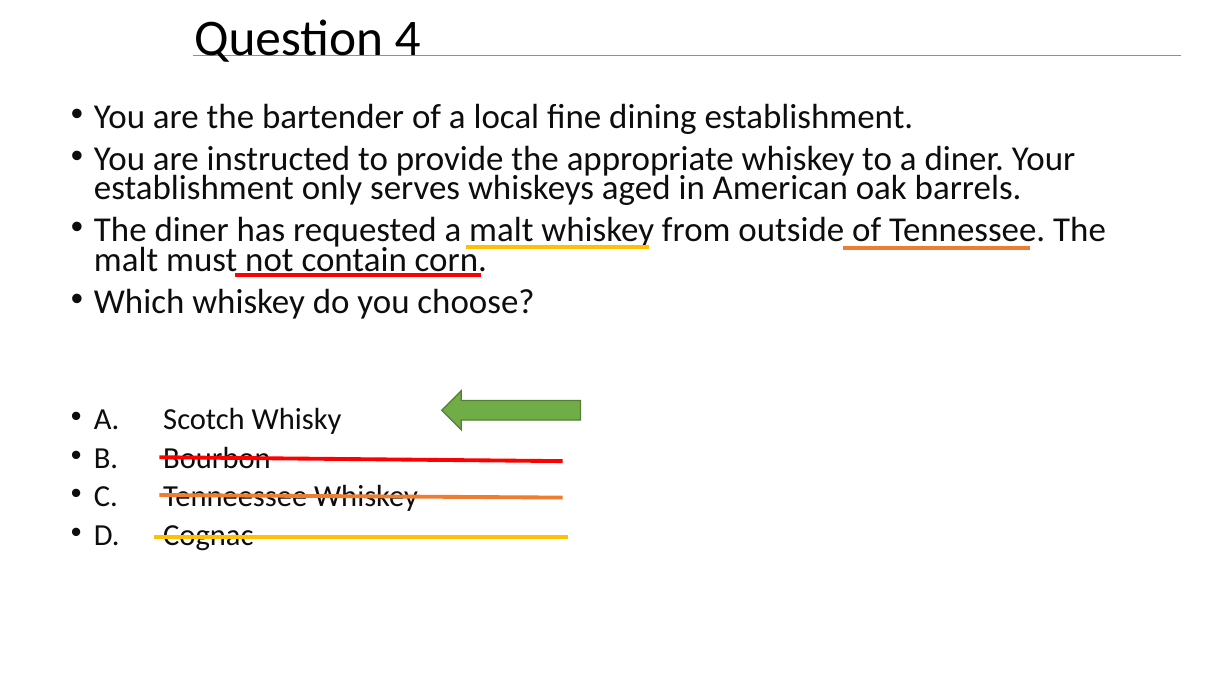
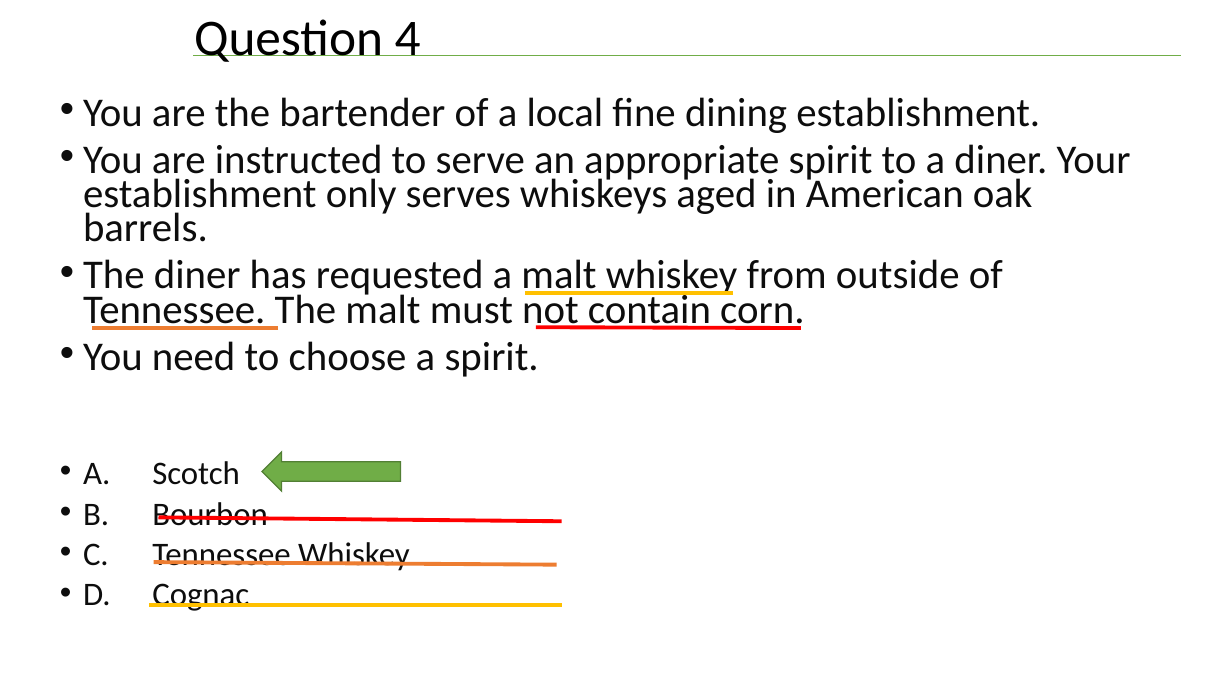
Before and after one commit to williamadba/Public-Presentations, a slide deck: slide 42 of SQLSat Bham 2019/Think Like a Certification Exam.pptx. Drawn at 1232x693 pixels with LibreOffice and Linux fonts; fonts in the diff are those of the drawing. Boxes give left, top, right and bottom in pixels: in the first picture for what was removed or moved away, otherwise in the second. Text is boxed around its words. In the diff, an @@ line names an element or a change of style, - is before the commit and + after.

```diff
--- a/SQLSat Bham 2019/Think Like a Certification Exam.pptx
+++ b/SQLSat Bham 2019/Think Like a Certification Exam.pptx
@@ text "You are the bartender of ...": place and size @@
-text "You are the bartender of ..." at bbox=[94, 103, 1106, 551]
+text "You are the bartender of ..." at bbox=[83, 97, 1131, 611]
@@ text at bbox=[83, 97, 1040, 611]: size 27.2 to 31.8 pt in "You are the bartender of a local ...", "The diner has requested a malt whiskey ..."; size 23.8 to 25.6 pt in "B. Bourbon", "D. Cognac" @@
@@ text at bbox=[83, 144, 1131, 242]: text changed; size 27.2 to 31.8 pt @@
-• You are instructed to provide the appropriate whiskey to a diner. Your establishment only serves whiskeys aged in American oak barrels.
+• You are instructed to serve an appropriate spirit to a diner. Your establishment only serves whiskeys aged in American oak barrels.
@@ line moved from (649, 247) - (466, 247) to (734, 293) - (525, 293) @@
@@ line moved from (1031, 249) - (844, 249) to (278, 328) - (91, 328) @@
@@ line moved from (482, 275) - (235, 275) to (801, 328) - (536, 327) @@
@@ text at bbox=[83, 341, 539, 485]: text changed; size 27.2 to 31.8 pt @@
-• Which whiskey do you choose?
-• A. Scotch Whisky
+• You need to choose a spirit.
+• A. Scotch
@@ right arrow: place and size @@
-right arrow at bbox=[442, 391, 580, 430]
+right arrow at bbox=[262, 452, 401, 491]
@@ line moved from (563, 461) - (160, 457) to (562, 521) - (159, 518) @@
@@ text at bbox=[152, 542, 410, 571]: text changed; size 23.8 to 25.6 pt @@
-• C. Tenneessee Whiskey
+• C. Tennessee Whiskey
@@ line moved from (563, 498) - (160, 495) to (556, 565) - (153, 562) @@
@@ line moved from (567, 537) - (154, 537) to (562, 605) - (149, 605) @@
```
Also in this commit, not shown: 13 other slides changed.
